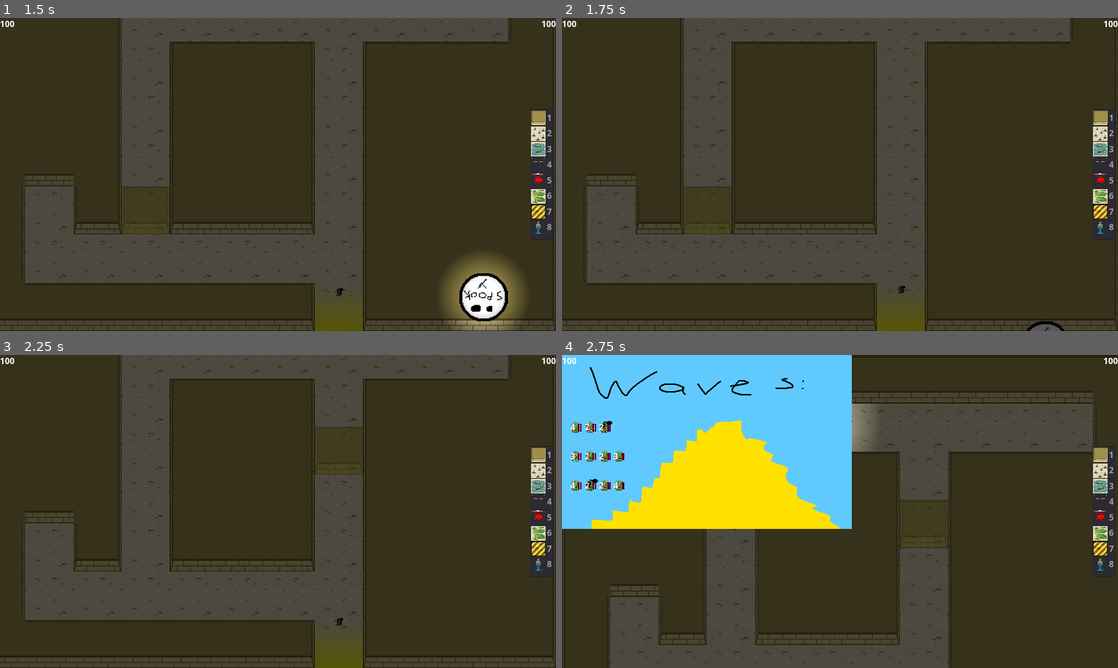
Above: before the commit, frames 1-4 (two rows, left to right).
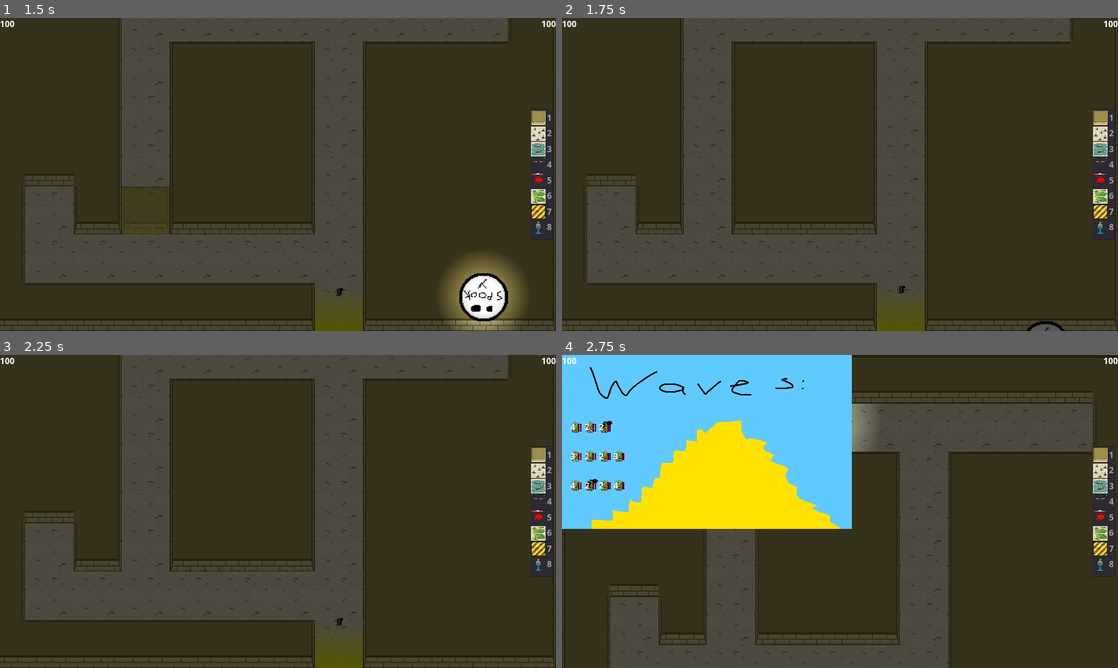
Above: after the commit, the same moments.

Repository: Solid-Squid-Contingent/LD-48
Game: Godot game, scene res://scenes/Game.tscn
The game is run twice, just before and just after one commit, with the same random seed, the same clock (stepped at 60 frames per second) and the same inputs.
Inputs (mouse positions are in pixels of both pictures, inside the frame that each line leads up to):
- Up to frame 1 (1.5 s): tap Enter at 0.5 s; move the mouse to (339, 302) at 0.52 s; press the mouse at (339, 302) at 0.53 s; hold D (right) 0.53-1.28 s; tap 1 at 0.8, 1.35 s; move the mouse to (166, 190) at 1.27 s; release the mouse at (166, 190) at 1.28 s; hold S (down) from 1.28 s (still down); click (166, 190) at 1.42 s
- Up to frame 2 (1.75 s): keep holding S (down); tap 9 at 1.55 s
- Up to frame 3 (2.25 s): move the mouse to (333, 442) at 2.02 s; release S (down) at 2.03 s; press the mouse at (333, 442) at 2.03 s; hold D (right) from 2.03 s (still down); tap 9 at 2.1 s
- Up to frame 4 (2.75 s): keep holding D (right)

Frame 1 is identical in both runs. In frame 2, 1.3% of the frame differs, in the area x 21-31%, y 53-70%; in frame 3, 1.3%; in frame 4, 1.3%, in the area x 60-70%, y 46-62%.
Error before the commit: Invalid get index '8' (on base: 'Array'). (res://scripts/ItemList.gd:34)

Commit message:
Make items removeable; stop item stacking; probably more

Diff:
--- a/scenes/Dynamite.tscn
+++ b/scenes/Dynamite.tscn
@@ -4,7 +4,7 @@
 [ext_resource path="res://resources/graphics/enemies/dynamite.png" type="Texture" id=2]
 
 [node name="Dynamite" type="Sprite"]
-scale = Vector2( 0.5, 0.5 )
+scale = Vector2( 0.25, 0.25 )
 z_index = 1
 texture = ExtResource( 2 )
 script = ExtResource( 1 )
--- a/scenes/FireTrap.tscn
+++ b/scenes/FireTrap.tscn
@@ -24,7 +24,7 @@
 script = ExtResource( 2 )
 
 [node name="ShootInterval" type="Timer" parent="."]
-wait_time = 3.0
+wait_time = 5.0
 one_shot = true
 
 [node name="WireConnectionPoint" type="Node2D" parent="."]
--- a/scenes/Game.tscn
+++ b/scenes/Game.tscn
@@ -8,6 +8,7 @@
 [ext_resource path="res://scenes/Player.tscn" type="PackedScene" id=6]
 [ext_resource path="res://scenes/EnemySpawner.tscn" type="PackedScene" id=7]
 [ext_resource path="res://resources/graphics/ui/WavesScreen.png" type="Texture" id=8]
+[ext_resource path="res://scripts/Layout.gd" type="Script" id=9]
 [ext_resource path="res://scripts/Game.gd" type="Script" id=12]
 [ext_resource path="res://scripts/CurrentItemPreview.gd" type="Script" id=13]
 
@@ -28,6 +29,7 @@
 collision_mask = 0
 format = 1
 tile_data = PoolIntArray( 196611, 0, 65537, 196612, 0, 65538, 196613, 0, 6, 196614, 0, 2, 196615, 0, 2, 196616, 0, 2, 1 …(1512 unchanged characters)…
+script = ExtResource( 9 )
 
 [node name="TreasureChamber" type="Position2D" parent="PyramidTop" groups=[
 "Treasure",
@@ -54,6 +56,7 @@
 occluder_light_mask = 0
 format = 1
 tile_data = PoolIntArray( 0, 1, 0, 1, 1, 0, 2, 1, 0, 3, 0, 65537, 4, 0, 65538, 5, 0, 65538, 6, 0, 65538, 7, 0, 65538, 8 …(3681 unchanged characters)…
+script = ExtResource( 9 )
 
 [node name="TreasureChamber" type="Position2D" parent="PyramidBottom" groups=[
 "Treasure",
--- a/scripts/CurrentItemPreview.gd
+++ b/scripts/CurrentItemPreview.gd
@@ -16,11 +16,11 @@
 	player.canPlaceCurrentItem = true
 
 	var currentLayout = player.layout
-	var mousePositionInLevel = get_global_mouse_position()
-	var positionInMap = currentLayout.world_to_map(currentLayout.to_local(mousePositionInLevel))
+	var mousePos= get_global_mouse_position()
+	var positionInMap = currentLayout.positionInMap(mousePos)
 	var typeOfTile = currentLayout.get_cellv(positionInMap)
-	if typeOfTile == 1 or everywhereSnap: #is floor
-		if (mousePositionInLevel - player.global_position).length() < player.INTERACT_RANGE:
+	if (typeOfTile == 1 or everywhereSnap) and not currentLayout.isItemAtPos(mousePos): #is floor
+		if (mousePos - player.global_position).length() < player.INTERACT_RANGE:
 			modulate = Color.green
 		else:
 			modulate = Color.yellow
@@ -31,7 +31,7 @@
 		var cellSize = currentLayout.cell_size
 
 		if wallSnap:
-			var offset = mousePositionInLevel - cellPosition
+			var offset = mousePos - cellPosition
 			if offset.x > offset.y:
 				if cellSize.x - offset.x > offset.y:
 					rotation = deg2rad(0)
--- a/scripts/Dynamite.gd
+++ b/scripts/Dynamite.gd
@@ -8,9 +8,6 @@
 func _ready():
 	player = get_tree().get_nodes_in_group('Player')[0]
 
-func positionInMap(pos):
-	return layout.world_to_map(layout.to_local(pos))
-
 func _input(event):
 	if event.is_action_pressed("interact"):
 		var target = get_global_mouse_position()
@@ -19,7 +16,7 @@
 			queue_free()
 
 func _on_Timer_timeout():
-	var index = positionInMap(global_position)
+	var index = layout.positionInMap(global_position)
 	layout.set_cellv(index, 1)
 	layout.update_bitmask_area(index)
 	queue_free()
--- a/scripts/Enemy.gd
+++ b/scripts/Enemy.gd
@@ -84,7 +84,7 @@
 	updateRendering()
 
 func positionInMap():
-	return layout.world_to_map(layout.to_local(global_position))
+	return layout.positionInMap(global_position)
 
 func centeredWorldPosition(mapIndex: Vector2):
 	return layout.map_to_world(mapIndex) + cellSize * 0.5
@@ -152,6 +152,14 @@
 		resetNavigation()
 
 func getNextWaypoint():
+	if groupStats.bravery <= 0 and !groupStats.drunkPathfinding:
+		if currentTreeNode.parent and currentTreeNode.parent.get_ref():
+			currentTreeNode = currentTreeNode.parent.get_ref()
+			return centeredWorldPosition(currentTreeNode.tileIndex)
+		else:
+			queue_free()
+			return position
+
 	if (treasurePosition - global_position).length() < 5:
 		reachedEnd()
 
@@ -163,14 +171,6 @@
 	if groupStats.drunkPathfinding:
 		return getRandomAdjacentWaypoint()
 	else:
-		if groupStats.bravery <= 0:
-			if currentTreeNode.parent and currentTreeNode.parent.get_ref():
-				currentTreeNode = currentTreeNode.parent.get_ref()
-				return centeredWorldPosition(currentTreeNode.tileIndex)
-			else:
-				queue_free()
-				return position
-
 		var posInMap = positionInMap()
 		explored[posInMap] = true
 
@@ -239,9 +239,14 @@
 		demolitionCooldown -= delta
 	else:
 		var moveableDirections = getMoveableDirections(0)
-		if !moveableDirections.empty():
+		var possiblePlacements = []
+		for d in moveableDirections:
+			if !layout.isItemAtIndex(positionInMap() + d):
+				possiblePlacements.append(d)
+
+		if !possiblePlacements.empty():
 			demolitionCooldown = MAX_DEMOLITION_COOLDOWN
-			var demolishPos = positionInMap() + moveableDirections[randi() % moveableDirections.size()]
+			var demolishPos = positionInMap() + possiblePlacements[randi() % possiblePlacements.size()]
 
 			var dynamite = dynamiteScene.instance()
 			dynamite.position = centeredWorldPosition(demolishPos)
--- a/scripts/ItemList.gd
+++ b/scripts/ItemList.gd
@@ -31,4 +31,7 @@
 func _input(event):
 	if event is InputEventKey and event.pressed:
 		if event.scancode >= KEY_1 and event.scancode <= KEY_9:
-			player.setCurrentItem(selectableScenes[event.scancode - KEY_1].instance())
+			if event.scancode - KEY_1 >= selectableScenes.size():
+				player.setCurrentItem(null)
+			else:
+				player.setCurrentItem(selectableScenes[event.scancode - KEY_1].instance())
--- /dev/null
+++ b/scripts/Layout.gd
@@ -0,0 +1,33 @@
+extends TileMap
+
+var placedItems = {}
+
+func positionInMap(pos):
+	return world_to_map(to_local(pos))
+
+func cellAtPosition(pos):
+	return get_cellv(positionInMap(pos))
+
+func addItem(item):
+	var posInMap = positionInMap(item.global_position)
+	placedItems[posInMap] = item
+	if item.wallSnap():
+		placedItems[posInMap + Vector2.UP.rotated(item.rotation)] = item
+	item.connect("tree_exiting", self, "removeItem", [item])
+
+func removeItem(item):
+	var posInMap = positionInMap(item.global_position)
+	placedItems.erase(posInMap)
+	if item.wallSnap():
+		placedItems.erase(posInMap + Vector2.UP.rotated(item.rotation))
+
+func freeItemAt(pos):
+	var index = positionInMap(pos)
+	if placedItems.has(index) and positionInMap(placedItems[index].global_position) == index:
+		placedItems[index].queue_free()
+
+func isItemAtPos(pos):
+	return isItemAtIndex(positionInMap(pos))
+
+func isItemAtIndex(index):
+	return placedItems.has(index)
--- a/scripts/Player.gd
+++ b/scripts/Player.gd
@@ -77,12 +77,12 @@
 	mode = MODES.DEFAULT
 	$Sprite.texture = pharaohImage
 
-func positionInMap(pos):
-	return layout.world_to_map(layout.to_local(pos))
-
 func _input(event):
-	if event.is_action_pressed("build") and canPlaceCurrentItem:
-		placeItem(currentItem)
+	if event.is_action_pressed("build"):
+		if currentItem == null :
+			layout.freeItemAt(get_global_mouse_position())
+		elif canPlaceCurrentItem:
+			placeItem(currentItem)
 	elif event is InputEventKey and event.pressed:
 		if event.scancode == KEY_Q:
 			var levels = get_tree().get_nodes_in_group('PyramidLevel')
@@ -99,10 +99,11 @@
 			updateCameraLimits()
 
 func placeItem(item):
-	if item != null and money >= 10:
+	if money >= 10:
 		money -= 10
 		currentItem = null
 		level.add_child(item)
+		layout.addItem(item)
 
 func get_input():
 	velocity = Vector2()
@@ -117,8 +118,8 @@
 	velocity = velocity.normalized() * speed
 
 func _process(_delta):
-	var inWallSnapped = layout.get_cellv(positionInMap(global_position.snapped(Vector2.ONE))) == 0
-	var inWallUnsnapped = layout.get_cellv(positionInMap(global_position)) == 0
+	var inWallSnapped = layout.cellAtPosition(global_position.snapped(Vector2.ONE)) == 0
+	var inWallUnsnapped = layout.cellAtPosition(global_position) == 0
 	var inWall = inWallSnapped or inWallUnsnapped
 	$Light.visible = !inWall
 	$WallLight.visible = inWall
--- a/scripts/ToggleWall.gd
+++ b/scripts/ToggleWall.gd
@@ -3,10 +3,6 @@
 const icon = preload("res://resources/graphics/walls/wall.png")
 
 var layout
-
-func positionInMap(pos):
-	return layout.world_to_map(layout.to_local(pos))
-
 
 func _ready():
 	for l in get_tree().get_nodes_in_group('Layout'):
@@ -14,7 +10,7 @@
 			layout = l
 			break
 
-	var index = positionInMap(global_position)
+	var index = layout.positionInMap(global_position)
 	layout.set_cellv(index, 1 - layout.get_cellv(index))
 	layout.update_bitmask_area(index)
 
Not shown: 1 places in scenes/Game.tscn that only renumber resources
